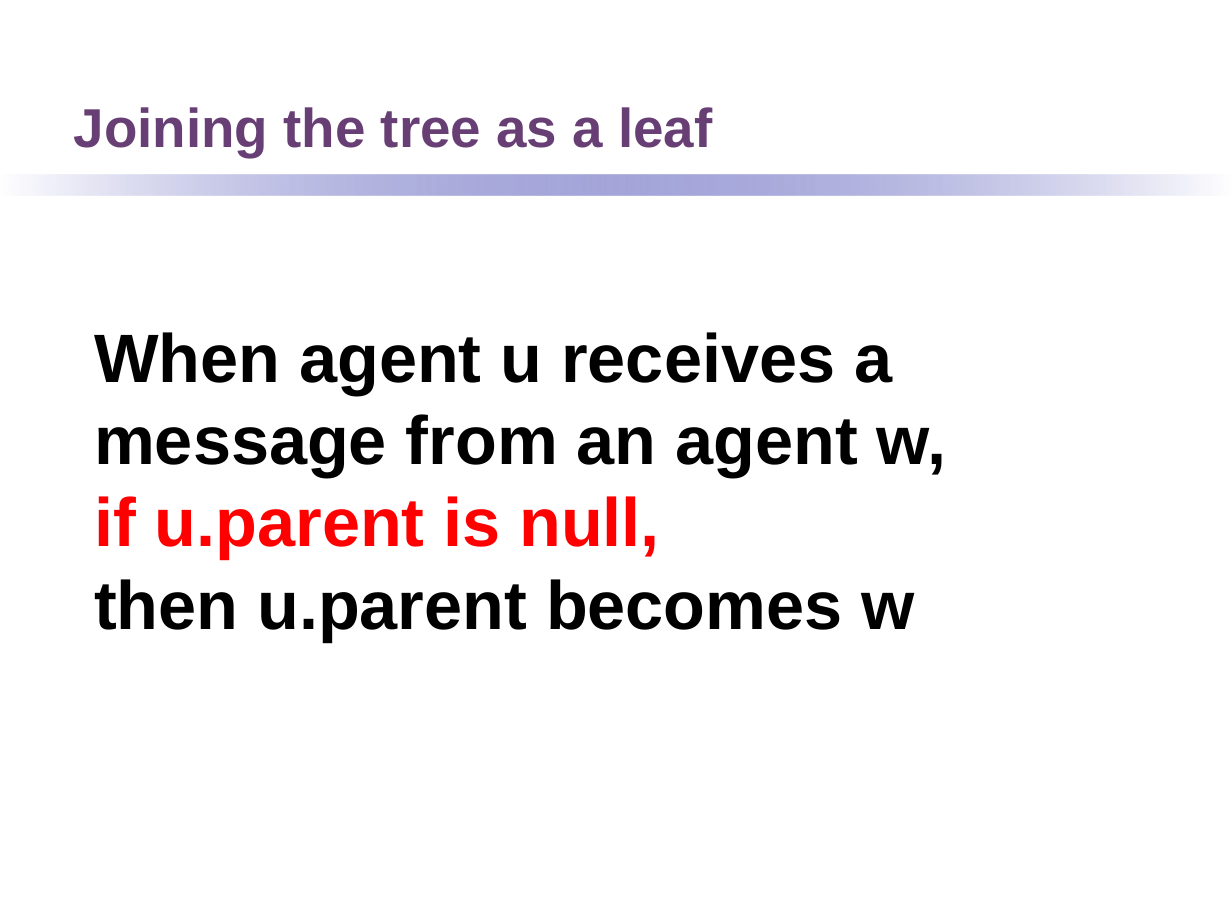
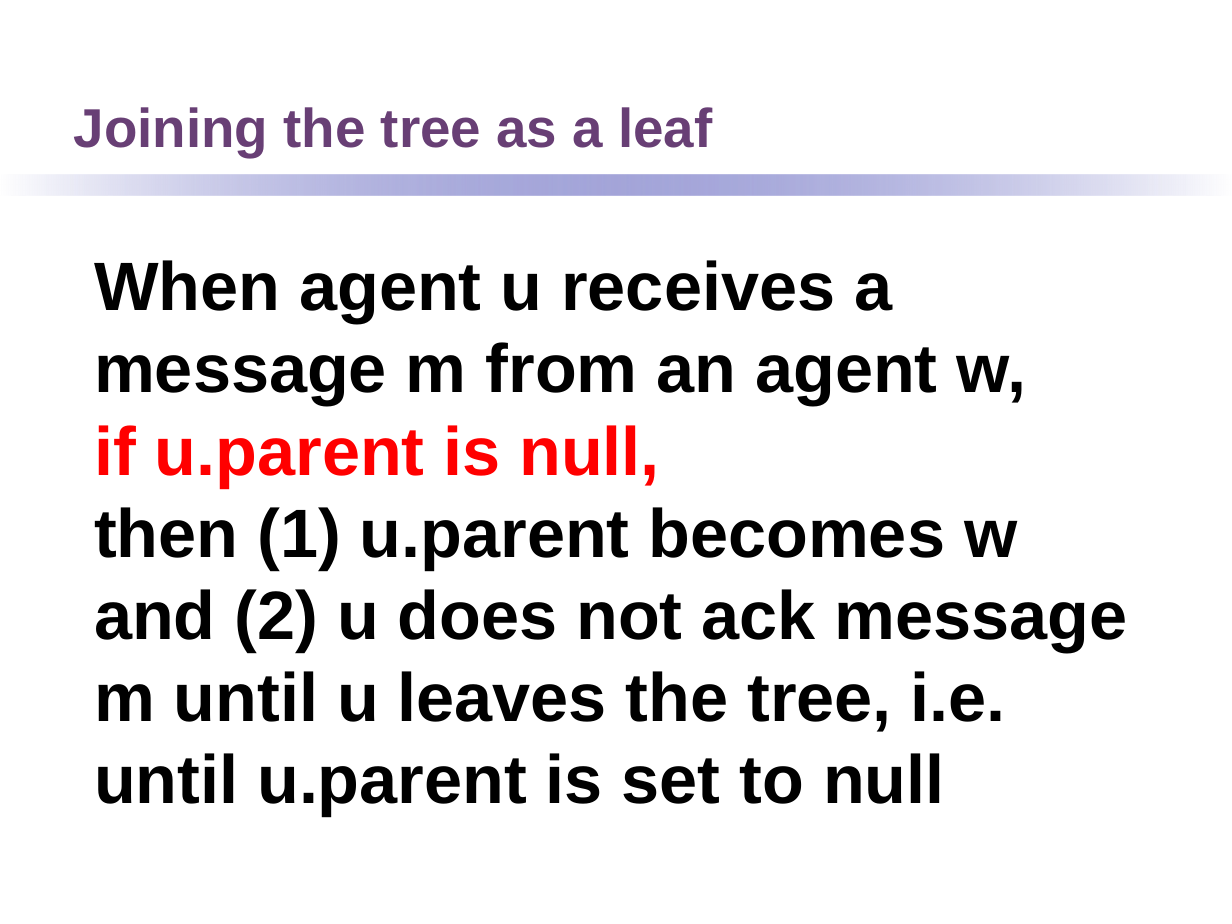
Before and after one commit to kmchandy/kmchandy.github.io, a slide deck: slide 33 of DiffusingComputations/DiffusingComputations.ppt. Drawn at 1232x924 pixels with LibreOffice and Linux fonts; fonts in the diff are those of the drawing. Boxes give left, top, right and bottom in pixels: in the first picture for what was removed or moved away, otherwise in the second. Text is boxed around its words. In the diff, an @@ line names an element or a change of style, - is before the commit and + after.

```diff
--- a/DiffusingComputations/DiffusingComputations.ppt
+++ b/DiffusingComputations/DiffusingComputations.ppt
@@ text "When agent u receives a ...": place and size @@
-text "When agent u receives a ..." at <box>94,332,947,641</box>
+text "When agent u receives a ..." at <box>94,260,1128,816</box>
@@ text at <box>94,260,1027,405</box>: text changed @@
-When agent u receives a message from an agent w,
+When agent u receives a message m from an agent w,
@@ text at <box>94,507,1128,816</box>: text changed @@
-then u.parent becomes w
+then (1) u.parent becomes w and (2) u does not ack message m until u leaves the tree, i.e. until u.parent is set to null
```
Also in this commit, not shown: 6 other slides changed, 1 slide added, 20 other files.
